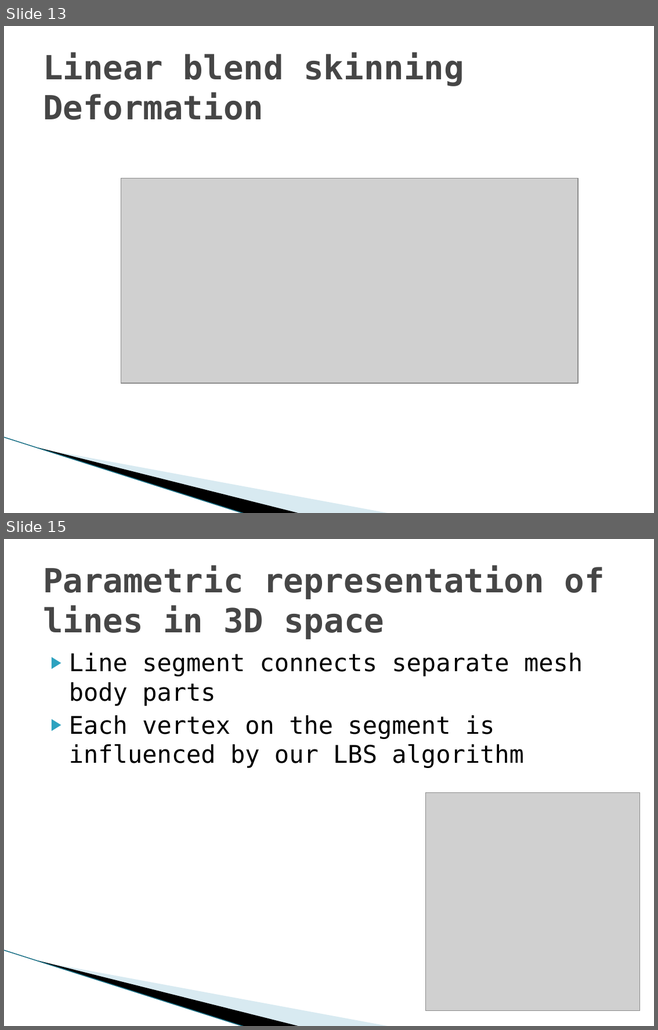
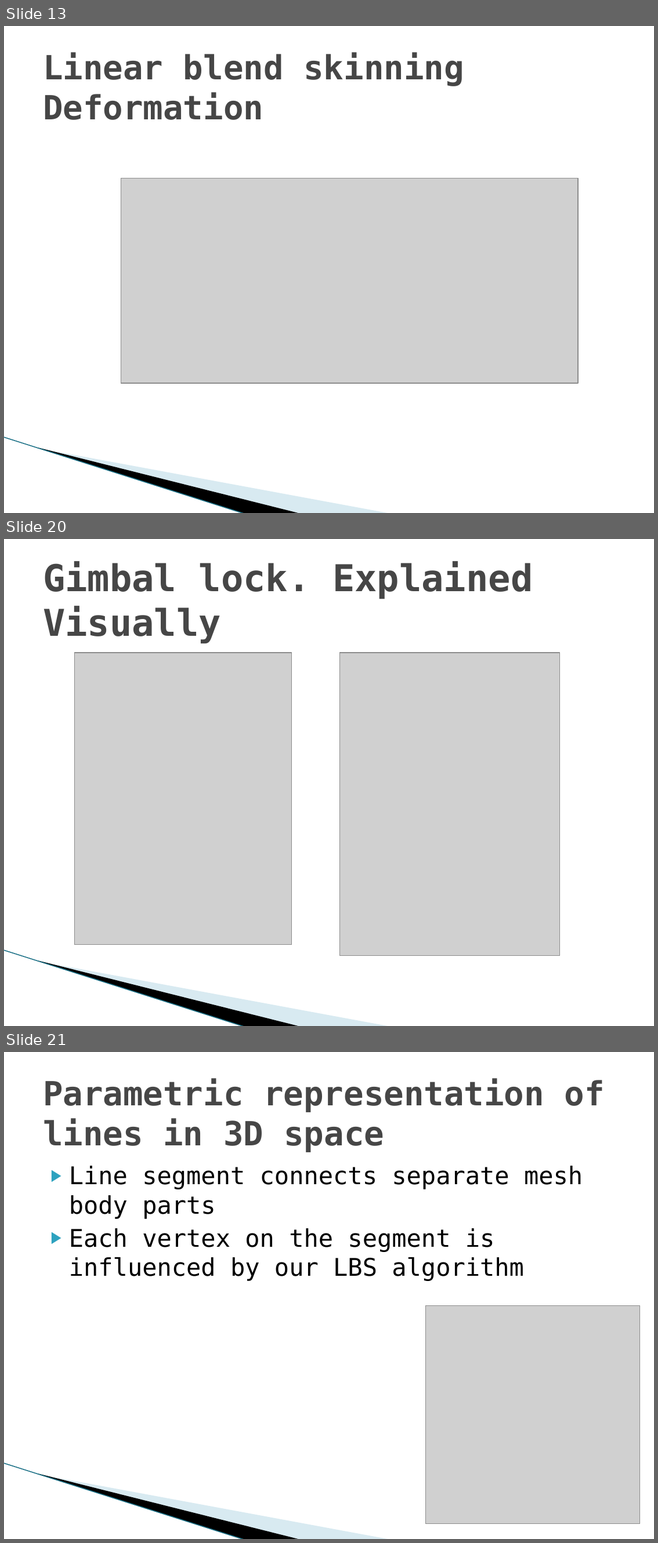
Before and after one commit to hobama/cvg01, a slide deck: docs/Presentation/Presentation.pptx. Shown one above the other, each under a label of ours: slides 13 and 15 before the commit, slides 13, 20 and 21 after it; the slides between them are not shown. The pictures are 658x1030 and 658x1543 pixels, drawn with LibreOffice and Linux fonts; fonts in the diff are those of the drawing; grey boxes stand for pictures; background and template pictures are left out. Boxes give left, top, right and bottom in pixels: in the first picture for what was removed or moved away, otherwise in the second. Text is boxed around its words. In the diff, an @@ line names an element or a change of style, - is before the commit and + after.

Commit message:
prideti quaternionai, gimbal lock ir forward kinematics

```diff
--- a/docs/Presentation/Presentation.pptx
+++ b/docs/Presentation/Presentation.pptx
@@ slide 20 added at (4,539,654,1026), background #FFFFFF; not listed: 3 template elements that a slide beside it also shows @@
@@ title added at (43,562,532,643), 41 pt, text #464646, bold @@
+Gimbal lock. Explained Visually
@@ picture added at (74,653,291,945) @@
@@ picture added at (340,653,560,956) @@
@@ what was slide 15 is now slide 21 @@
```
Also in this commit, not shown: 1 slide changed, 7 other slides added, 1 slide removed.
